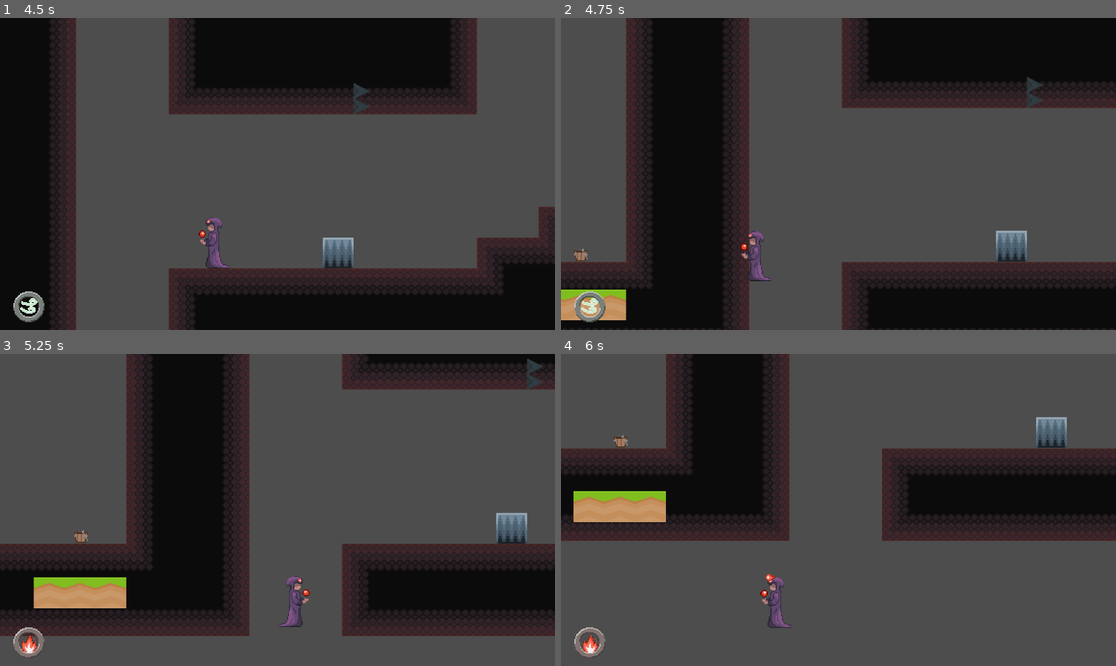
Above: before the commit, frames 1-4 (two rows, left to right).
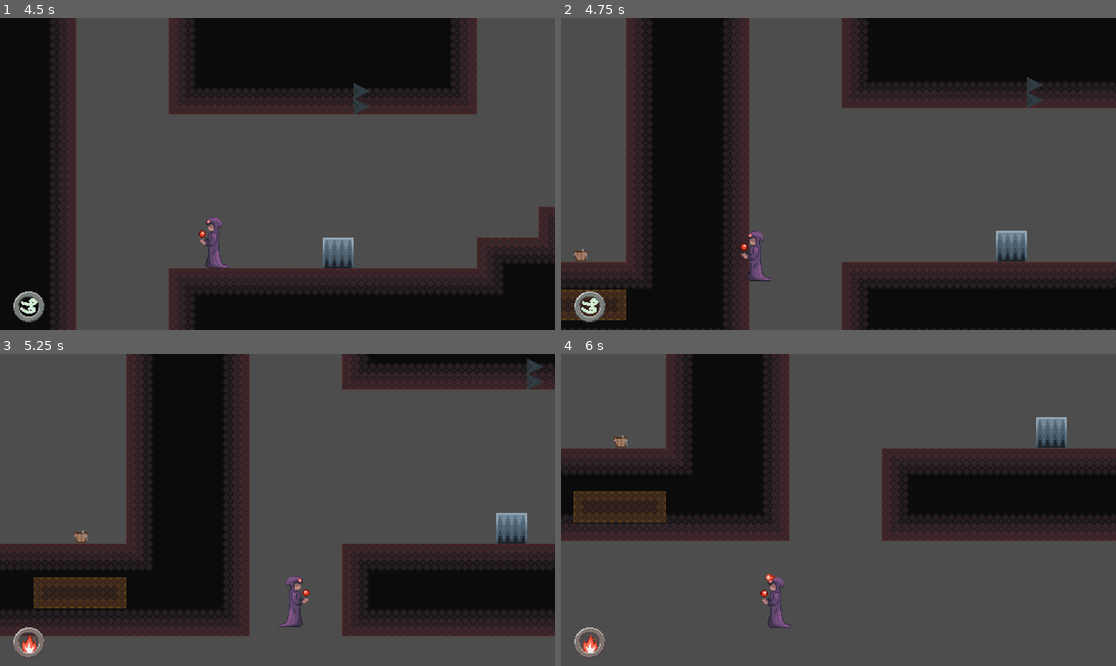
Above: after the commit, the same moments.

Repository: hanseei/superwizquest
Game: Godot game, scene res://Assets/Nodes/Scenes/TestStage.tscn
Two runs of this game, one before a commit and one after it. Both use one fixed random seed, a clock stepped at 60 frames per second and the inputs below.
Inputs:
- Up to frame 1 (4.5 s): hold Shift (shift) 0.53-1.28 s; hold D (move_right) 0.53-2.03 s; tap W (move_up) at 0.77, 1.52, 3.02, 3.77 s; tap Space (space) at 1.35, 2.85, 4.35 s; tap Enter at 2 s; hold A (move_left) 2.03-2.78 s; hold Shift (shift) 2.03-2.78 s; hold D (move_right) 2.78-4.28 s; hold Shift (shift) 3.53-4.28 s; hold A (move_left) from 4.28 s (still down)
- Up to frame 2 (4.75 s): keep holding A (move_left); tap W (move_up) at 4.52 s
- Up to frame 3 (5.25 s): release A (move_left) at 5.03 s; hold D (move_right) from 5.03 s (still down); hold Shift (shift) from 5.03 s (still down)
- Up to frame 4 (6 s): release D (move_right) at 5.78 s; release Shift (shift) at 5.78 s; hold A (move_left) from 5.78 s (still down); tap Space (space) at 5.85 s

Frame 1 is identical in both runs. In frame 2, 0.8% of the frame differs, in the area x 0-12%, y 87-97%; in frame 3, 1.7%, in the area x 6-23%, y 71-82%; in frame 4, 1.7%.

Commit message:
Updating and adding multiple tilesets/spritesheets

Diff:
--- a/Assets/Nodes/Actors/Interactables/movingPlatform.tscn
+++ b/Assets/Nodes/Actors/Interactables/movingPlatform.tscn
@@ -1,6 +1,6 @@
-[gd_scene load_steps=5 format=3 uid="uid://bvc5bj0go1alw"]
+[gd_scene load_steps=7 format=3 uid="uid://bvc5bj0go1alw"]
 
-[ext_resource type="Texture2D" uid="uid://dvf3leyf8ljbh" path="res://Assets/Images/Tilesets/grassMid.png" id="2_ibuev"]
+[ext_resource type="Texture2D" uid="uid://b1hyvjg27ig4u" path="res://Assets/Images/Tilesets/PlatformTileset.png" id="2_ibuev"]
 [ext_resource type="Script" uid="uid://c3r0hkeg8sqy1" path="res://Assets/Nodes/Actors/Interactables/Scripts/platform.gd" id="2_nsyy1"]
 
 [sub_resource type="Curve2D" id="Curve2D_x876p"]
@@ -8,6 +8,164 @@
 
 [sub_resource type="RectangleShape2D" id="RectangleShape2D_nsyy1"]
 size = Vector2(96, 32)
+
+[sub_resource type="TileSetAtlasSource" id="TileSetAtlasSource_x876p"]
+texture = ExtResource("2_ibuev")
+texture_region_size = Vector2i(32, 32)
+0:0/0 = 0
+0:0/0/terrain_set = 0
+0:0/0/terrain = 0
+0:0/0/physics_layer_0/polygon_0/points = PackedVector2Array(-16, -16, 16, -16, 16, 16, -16, 16)
+0:0/0/terrains_peering_bit/right_side = 0
+0:0/0/terrains_peering_bit/bottom_right_corner = 0
+0:0/0/terrains_peering_bit/bottom_side = 0
+0:1/0 = 0
+0:1/0/terrain_set = 0
+0:1/0/terrain = 0
+0:1/0/physics_layer_0/polygon_0/points = PackedVector2Array(-16, -16, 16, -16, 16, 16, -16, 16)
+0:1/0/terrains_peering_bit/right_side = 0
+0:1/0/terrains_peering_bit/bottom_right_corner = 0
+0:1/0/terrains_peering_bit/bottom_side = 0
+0:1/0/terrains_peering_bit/top_side = 0
+0:1/0/terrains_peering_bit/top_right_corner = 0
+0:2/0 = 0
+0:2/0/terrain_set = 0
+0:2/0/terrain = 0
+0:2/0/physics_layer_0/polygon_0/points = PackedVector2Array(-16, -16, 16, -16, 16, 16, -16, 16)
+0:2/0/terrains_peering_bit/right_side = 0
+0:2/0/terrains_peering_bit/top_side = 0
+0:2/0/terrains_peering_bit/top_right_corner = 0
+1:2/0 = 0
+1:2/0/terrain_set = 0
+1:2/0/terrain = 0
+1:2/0/physics_layer_0/polygon_0/points = PackedVector2Array(-16, -16, 16, -16, 16, 16, -16, 16)
+1:2/0/terrains_peering_bit/right_side = 0
+1:2/0/terrains_peering_bit/left_side = 0
+1:2/0/terrains_peering_bit/top_left_corner = 0
+1:2/0/terrains_peering_bit/top_side = 0
+1:2/0/terrains_peering_bit/top_right_corner = 0
+2:2/0 = 0
+2:2/0/terrain_set = 0
+2:2/0/terrain = 0
+2:2/0/physics_layer_0/polygon_0/points = PackedVector2Array(-16, -16, 16, -16, 16, 16, -16, 16)
+2:2/0/terrains_peering_bit/left_side = 0
+2:2/0/terrains_peering_bit/top_left_corner = 0
+2:2/0/terrains_peering_bit/top_side = 0
+2:1/0 = 0
+2:1/0/terrain_set = 0
+2:1/0/terrain = 0
+2:1/0/physics_layer_0/polygon_0/points = PackedVector2Array(-16, -16, 16, -16, 16, 16, -16, 16)
+2:1/0/terrains_peering_bit/bottom_side = 0
+2:1/0/terrains_peering_bit/bottom_left_corner = 0
+2:1/0/terrains_peering_bit/left_side = 0
+2:1/0/terrains_peering_bit/top_left_corner = 0
+2:1/0/terrains_peering_bit/top_side = 0
+1:1/0 = 0
+1:1/0/terrain_set = 0
+1:1/0/terrain = 0
+1:1/0/physics_layer_0/polygon_0/points = PackedVector2Array(-16, -16, 16, -16, 16, 16, -16, 16)
+1:1/0/terrains_peering_bit/right_side = 0
+1:1/0/terrains_peering_bit/bottom_right_corner = 0
+1:1/0/terrains_peering_bit/bottom_side = 0
+1:1/0/terrains_peering_bit/bottom_left_corner = 0
+1:1/0/terrains_peering_bit/left_side = 0
+1:1/0/terrains_peering_bit/top_left_corner = 0
+1:1/0/terrains_peering_bit/top_side = 0
+1:1/0/terrains_peering_bit/top_right_corner = 0
+1:0/0 = 0
+1:0/0/terrain_set = 0
+1:0/0/terrain = 0
+1:0/0/physics_layer_0/polygon_0/points = PackedVector2Array(-16, -16, 16, -16, 16, 16, -16, 16)
+1:0/0/terrains_peering_bit/right_side = 0
+1:0/0/terrains_peering_bit/bottom_right_corner = 0
+1:0/0/terrains_peering_bit/bottom_side = 0
+1:0/0/terrains_peering_bit/bottom_left_corner = 0
+1:0/0/terrains_peering_bit/left_side = 0
+3:0/0 = 0
+3:0/0/terrain_set = 0
+3:0/0/terrain = 0
+3:0/0/physics_layer_0/polygon_0/points = PackedVector2Array(-16, -16, 16, -16, 16, 16, -16, 16)
+3:0/0/terrains_peering_bit/right_side = 0
+2:0/0 = 0
+2:0/0/terrain_set = 0
+2:0/0/terrain = 0
+2:0/0/physics_layer_0/polygon_0/points = PackedVector2Array(-16, -16, 16, -16, 16, 16, -16, 16)
+2:0/0/terrains_peering_bit/bottom_side = 0
+2:0/0/terrains_peering_bit/bottom_left_corner = 0
+2:0/0/terrains_peering_bit/left_side = 0
+4:0/0 = 0
+4:0/0/terrain_set = 0
+4:0/0/terrain = 0
+4:0/0/physics_layer_0/polygon_0/points = PackedVector2Array(-16, -16, 16, -16, 16, 16, -16, 16)
+4:0/0/terrains_peering_bit/right_side = 0
+4:0/0/terrains_peering_bit/left_side = 0
+5:0/0 = 0
+5:0/0/terrain_set = 0
+5:0/0/terrain = 0
+5:0/0/physics_layer_0/polygon_0/points = PackedVector2Array(-16, -16, 16, -16, 16, 16, -16, 16)
+5:0/0/terrains_peering_bit/left_side = 0
+5:1/0 = 0
+5:1/0/terrain_set = 0
+5:1/0/physics_layer_0/polygon_0/points = PackedVector2Array(-16, 0, 16, 0, 16, 16, -16, 16)
+5:2/0 = 0
+5:2/0/terrain_set = 0
+5:2/0/physics_layer_0/polygon_0/points = PackedVector2Array(-16, -8, 16, -8, 16, 8, -16, 8)
+5:3/0 = 0
+5:3/0/terrain_set = 0
+5:3/0/physics_layer_0/polygon_0/points = PackedVector2Array(-16, -16, 16, -16, 16, 0, -16, 0)
+5:4/0 = 0
+5:4/0/terrain_set = 0
+5:4/0/terrain = 0
+5:4/0/physics_layer_0/polygon_0/points = PackedVector2Array(-16, -16, 16, -16, 16, 16, -16, 16)
+4:4/0 = 0
+4:4/0/terrain_set = 0
+4:4/0/terrain = 0
+4:4/0/physics_layer_0/polygon_0/points = PackedVector2Array(-16, -16, 16, -16, 16, 16, -16, 16)
+4:4/0/terrains_peering_bit/top_side = 0
+3:4/0 = 0
+3:4/0/terrain_set = 0
+3:4/0/physics_layer_0/polygon_0/points = PackedVector2Array(-16, -16, 16, -16, 16, 16, -16, 16)
+2:4/0 = 0
+2:4/0/terrain_set = 0
+2:4/0/physics_layer_0/polygon_0/points = PackedVector2Array(-16, -16, 16, -16, 16, 16, -16, 16)
+1:4/0 = 0
+1:4/0/terrain_set = 0
+1:4/0/physics_layer_0/polygon_0/points = PackedVector2Array(-16, -16, 16, -16, 16, 16, -16, 16)
+0:4/0 = 0
+0:4/0/terrain_set = 0
+0:4/0/physics_layer_0/polygon_0/points = PackedVector2Array(-16, -16, 16, -16, 16, 16, -16, 16)
+0:3/0 = 0
+0:3/0/terrain_set = 0
+0:3/0/physics_layer_0/polygon_0/points = PackedVector2Array(16, 0, 16, 16, -16, 16)
+1:3/0 = 0
+1:3/0/terrain_set = 0
+1:3/0/physics_layer_0/polygon_0/points = PackedVector2Array(-16, 0, 16, -16, 16, 16, -16, 16)
+2:3/0 = 0
+2:3/0/terrain_set = 0
+2:3/0/physics_layer_0/polygon_0/points = PackedVector2Array(-16, -16, 16, 0, 16, 16, -16, 16)
+3:3/0 = 0
+3:3/0/terrain_set = 0
+3:3/0/physics_layer_0/polygon_0/points = PackedVector2Array(-16, 0, 16, 16, -16, 16)
+4:3/0 = 0
+4:3/0/terrain_set = 0
+4:3/0/terrain = 0
+4:3/0/physics_layer_0/polygon_0/points = PackedVector2Array(-16, -16, 16, -16, 16, 16, -16, 16)
+4:3/0/terrains_peering_bit/bottom_side = 0
+4:3/0/terrains_peering_bit/top_side = 0
+4:2/0 = 0
+4:2/0/terrain_set = 0
+4:2/0/terrain = 0
+4:2/0/physics_layer_0/polygon_0/points = PackedVector2Array(-16, -16, 16, -16, 16, 16, -16, 16)
+4:2/0/terrains_peering_bit/bottom_side = 0
+
+[sub_resource type="TileSet" id="TileSet_vft0y"]
+tile_size = Vector2i(32, 32)
+physics_layer_0/collision_layer = 16
+physics_layer_0/collision_mask = 14
+terrain_set_0/mode = 0
+terrain_set_0/terrain_0/name = "Terrain 0"
+terrain_set_0/terrain_0/color = Color(0.5, 0.34375, 0.25, 1)
+sources/0 = SubResource("TileSetAtlasSource_x876p")
 
 [node name="MovingPlatform" type="Area2D"]
 collision_layer = 0
@@ -33,8 +191,6 @@
 position = Vector2(48, 16)
 shape = SubResource("RectangleShape2D_nsyy1")
 
-[node name="GrassMid" type="Sprite2D" parent="Path2D/PathFollow2D"]
-texture_filter = 1
-position = Vector2(48, 16)
-scale = Vector2(1.37143, 0.457143)
-texture = ExtResource("2_ibuev")
+[node name="Platform" type="TileMapLayer" parent="Path2D/PathFollow2D"]
+tile_map_data = PackedByteArray(0, 0, 0, 0, 0, 0, 0, 0, 3, 0, 0, 0, 0, 0, 1, 0, 0, 0, 0, 0, 4, 0, 0, 0, 0, 0, 2, 0, 0, 0, 0, 0, 5, 0, 0, 0, 0, 0)
+tile_set = SubResource("TileSet_vft0y")
--- a/Assets/Nodes/Actors/Player/fire.tscn
+++ b/Assets/Nodes/Actors/Player/fire.tscn
@@ -78,6 +78,6 @@
 sprite_frames = SubResource("SpriteFrames_nkwac")
 animation = &"fire_right"
 autoplay = "fire_right"
-frame_progress = 0.0471749
+frame_progress = 0.821068
 
 [connection signal="body_entered" from="." to="." method="_on_body_entered"]
--- a/Assets/Nodes/Scenes/TestStage.tscn
+++ b/Assets/Nodes/Scenes/TestStage.tscn
@@ -6,7 +6,7 @@
 [ext_resource type="PackedScene" uid="uid://cwbjkioh2y6bw" path="res://Assets/Nodes/Actors/Interactables/torch.tscn" id="4_vwov1"]
 [ext_resource type="PackedScene" uid="uid://c2sylo50eqnp0" path="res://Assets/Nodes/Actors/Interactables/toggletest.tscn" id="5_57x3k"]
 [ext_resource type="PackedScene" uid="uid://blc2megwvlwmr" path="res://Assets/Nodes/Actors/Interactables/bucket.tscn" id="6_l42a0"]
-[ext_resource type="PackedScene" uid="uid://cbdaebxn04oax" path="res://Assets/Nodes/Actors/Interactables/stone.tscn" id="7_5tspq"]
+[ext_resource type="PackedScene" uid="uid://cbdaebxn04oax" path="res://Assets/Nodes/Actors/Interactables/Stone.tscn" id="7_5tspq"]
 [ext_resource type="PackedScene" uid="uid://b22d3disdyijl" path="res://Assets/Nodes/Actors/Interactables/door.tscn" id="8_hgiis"]
 [ext_resource type="PackedScene" uid="uid://bvc5bj0go1alw" path="res://Assets/Nodes/Actors/Interactables/movingPlatform.tscn" id="8_nj415"]
 [ext_resource type="PackedScene" uid="uid://bovilvnyemh8r" path="res://Assets/Nodes/Actors/Interactables/stone_bucket.tscn" id="10_qe2em"]
--- a/Assets/Nodes/Scenes/intro_stage.tscn
+++ b/Assets/Nodes/Scenes/intro_stage.tscn
@@ -6,7 +6,7 @@
 [ext_resource type="PackedScene" uid="uid://cwbjkioh2y6bw" path="res://Assets/Nodes/Actors/Interactables/torch.tscn" id="4_fnggt"]
 [ext_resource type="PackedScene" uid="uid://b22d3disdyijl" path="res://Assets/Nodes/Actors/Interactables/door.tscn" id="5_qj1rm"]
 [ext_resource type="PackedScene" uid="uid://blc2megwvlwmr" path="res://Assets/Nodes/Actors/Interactables/bucket.tscn" id="6_i6xnk"]
-[ext_resource type="PackedScene" uid="uid://cbdaebxn04oax" path="res://Assets/Nodes/Actors/Interactables/stone.tscn" id="7_tq22p"]
+[ext_resource type="PackedScene" uid="uid://cbdaebxn04oax" path="res://Assets/Nodes/Actors/Interactables/Stone.tscn" id="7_tq22p"]
 [ext_resource type="PackedScene" uid="uid://bovilvnyemh8r" path="res://Assets/Nodes/Actors/Interactables/stone_bucket.tscn" id="8_qcrf4"]
 
 [sub_resource type="RectangleShape2D" id="RectangleShape2D_ktxyu"]
Binary file added: Assets/Images/Spritesheets/Button.png
Not shown, added: Assets/Images/Spritesheets/Button.png.import
Binary file changed: Assets/Images/Spritesheets/platform-plant-spritesheet.png
Binary file added: Assets/Images/Tilesets/PlatformTileset.png
Not shown, added: Assets/Images/Tilesets/PlatformTileset.png.import
Not shown, added: Assets/Images/Spritesheets/Button.png~
Not shown, added: Assets/Images/Spritesheets/platform-plant-spritesheet.png~
